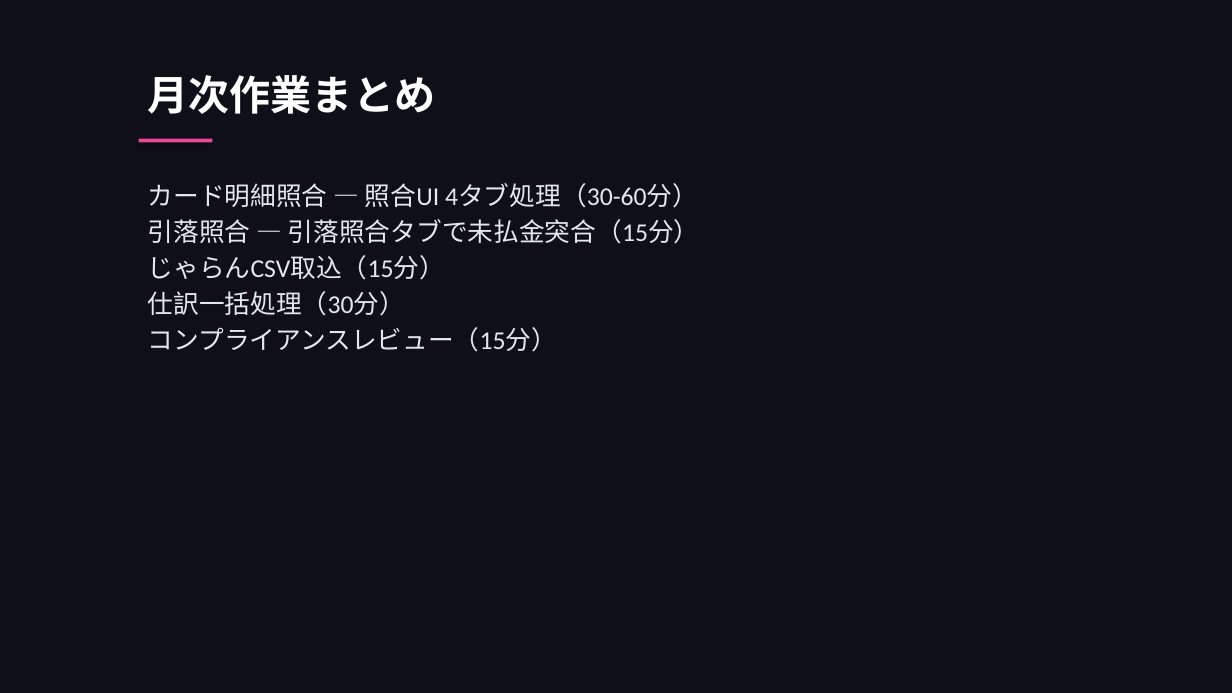
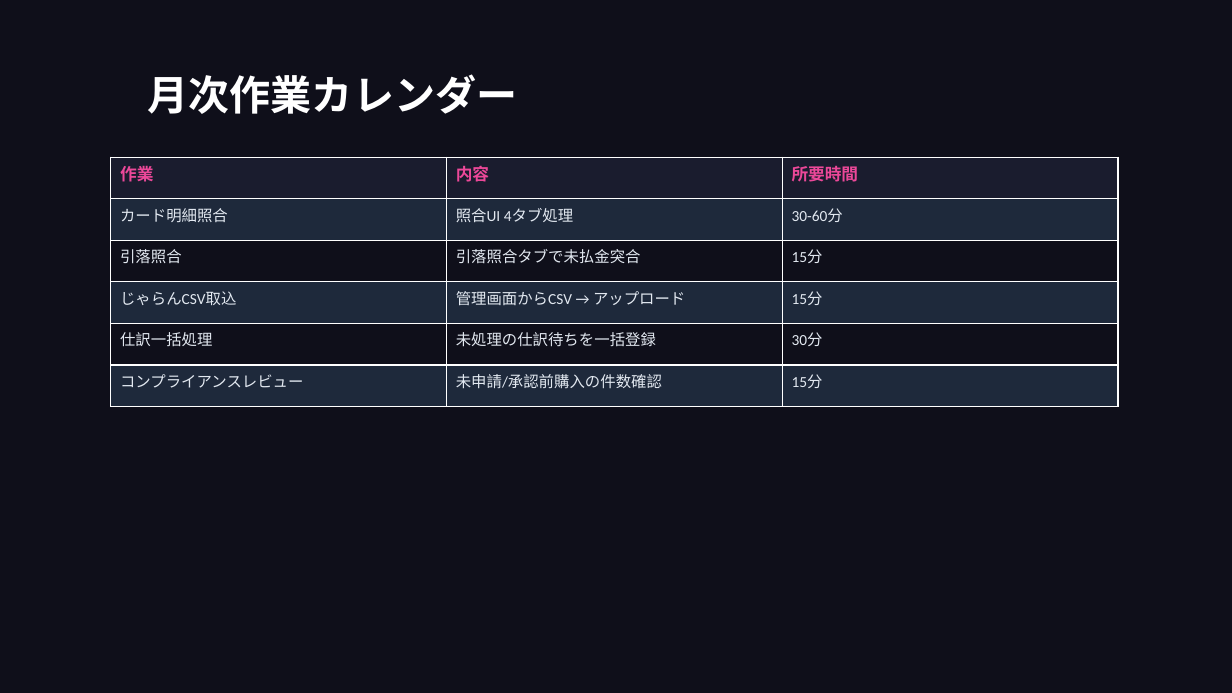
Before and after one commit to takeshiizawa123/next-procurement-poc, a slide deck: slide 30 of docs/user-manual.pptx (slide 28 before the commit). Drawn at 1232x693 pixels with LibreOffice and Linux fonts; fonts in the diff are those of the drawing. Boxes give left, top, right and bottom in pixels: in the first picture for what was removed or moved away, otherwise in the second. Text is boxed around its words. In the diff, an @@ line names an element or a change of style, - is before the commit and + after.

```diff
--- a/docs/user-manual.pptx
+++ b/docs/user-manual.pptx
@@ text at box(148, 74, 518, 114): text changed @@
-月次作業まとめ
+月次作業カレンダー
@@ rectangle removed at box(139, 139, 213, 142) @@
@@ table added at box(111, 157, 1117, 407), 6 rows, 3 columns @@
+作業 | 内容 | 所要時間
+カード明細照合 | 照合UI 4タブ処理 | 30-60分
+引落照合 | 引落照合タブで未払金突合 | 15分
+じゃらんCSV取込 | 管理画面からCSV → アップロード | 15分
+仕訳一括処理 | 未処理の仕訳待ちを一括登録 | 30分
+コンプライアンスレビュー | 未申請/承認前購入の件数確認 | 15分
@@ text removed at box(148, 183, 700, 352) @@
-カード明細照合 — 照合UI 4タブ処理（30-60分）
-引落照合 — 引落照合タブで未払金突合（15分）
-じゃらんCSV取込（15分）
-仕訳一括処理（30分）
-コンプライアンスレビュー（15分）
```
Also in this commit, not shown: 22 other slides changed, 7 slides added, 10 slides removed, 1 other file.
